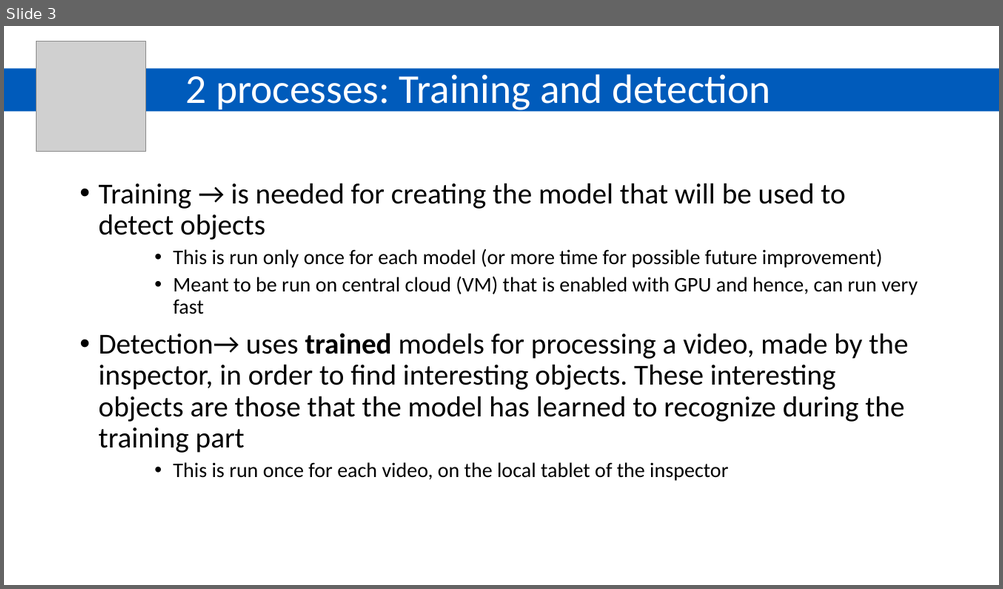
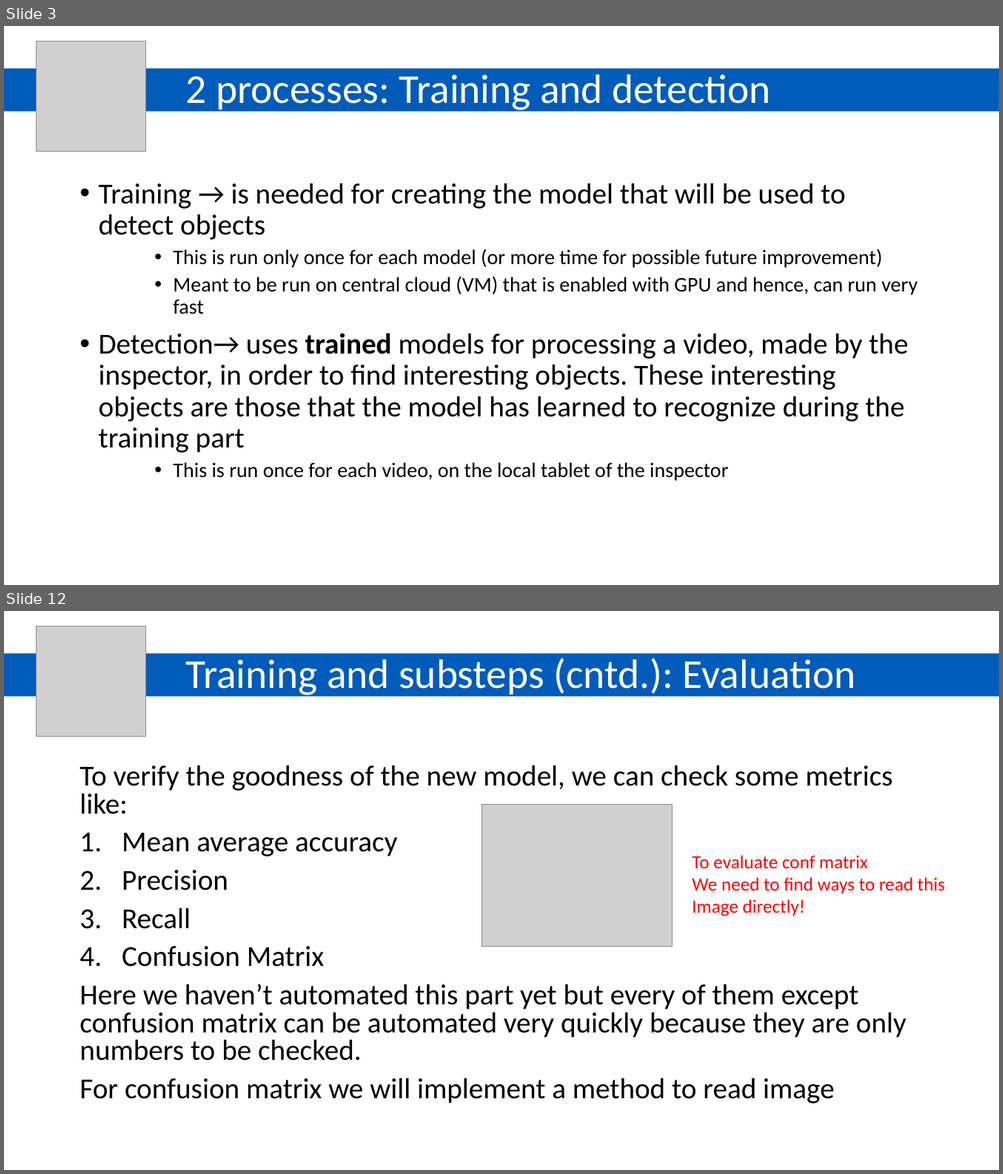
Before and after one commit to GiuliaCiaramella/yolov5, a slide deck: week_11_presentation.pptx. Shown one above the other, each under a label of ours: slide 3 before the commit, slides 3 and 12 after it; the slides between them are not shown. The pictures are 1003x589 and 1003x1174 pixels, drawn with LibreOffice and Linux fonts; fonts in the diff are those of the drawing; grey boxes stand for pictures. Boxes give left, top, right and bottom in pixels: in the first picture for what was removed or moved away, otherwise in the second. Text is boxed around its words. In the diff, an @@ line names an element or a change of style, - is before the commit and + after.

```diff
--- a/week_11_presentation.pptx
+++ b/week_11_presentation.pptx
@@ slide 12 added at [4,611,999,1170], background #FFFFFF @@
@@ picture added at [36,626,146,736] @@
@@ rectangle added at [4,653,999,697], fill #005BBB @@
@@ title added at [186,658,856,698], 39.6 pt, text #FFFFFF @@
+Training and substeps (cntd.): Evaluation
@@ text added at [79,765,906,1104], 28 pt, text #000000 @@
+To verify the goodness of the new model, we can check some metrics like:
+1. Mean average accuracy
+2. Precision
+3. Recall
+4. Confusion Matrix
+Here we haven’t automated this part yet but every of them except confusion matrix can be automated very quickly because they are only numbers to be checked.
+For confusion matrix we will implement a method to read image
@@ picture added at [481,804,671,947] @@
@@ text added at [691,855,945,917], 18 pt, text #FF0000 @@
+To evaluate conf matrix
+We need to find ways to read this
+Image directly!
```
Also in this commit, not shown: 9 slides changed, 18 other slides added.
